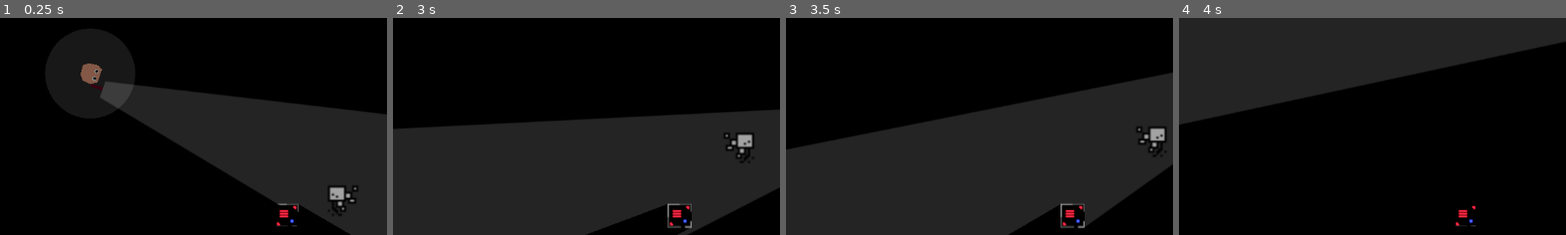
Above: before the commit, frames 1-4 (left to right).
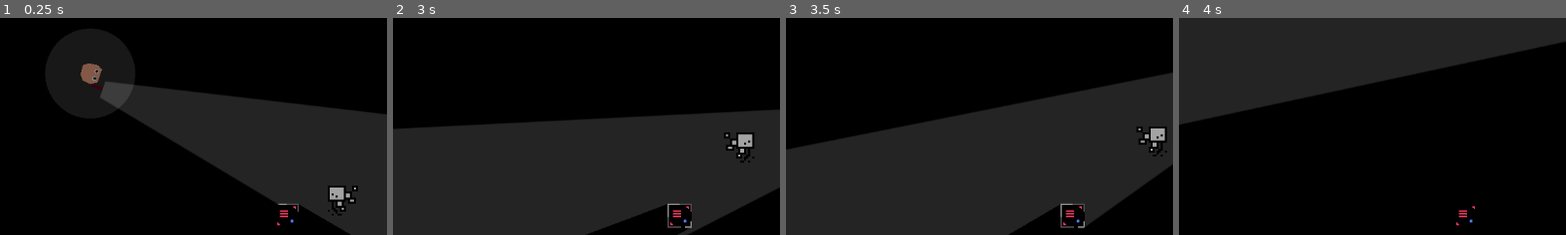
Above: after the commit, the same moments.

Repository: mncc8337/blashout
Game: Godot game, scene res://scenes/main.tscn
Two runs of this game, one before a commit and one after it. Both use one fixed random seed, a clock stepped at 60 frames per second and the inputs below.
Inputs (mouse positions are % of the whole screen's width and height, from its top left):
- Up to frame 1 (0.25 s): no input
- Up to frame 2 (3 s): move the mouse to (72, 45) at 0.52 s; hold D (right) 0.53-1.28 s; hold Shift (run) 0.53-1.28 s; move the mouse to (30, 55) at 1.27 s; hold S (down) 1.28-2.03 s; tap Shift (run) at 1.35, 2.85 s; move the mouse to (60, 28) at 2.02 s; hold D (right) 2.03-2.78 s; hold Shift (run) 2.03-2.78 s; move the mouse to (45, 70) at 2.77 s; hold W (up) from 2.78 s (still down)
- Up to frame 3 (3.5 s): keep holding W (up)
- Up to frame 4 (4 s): move the mouse to (80, 65) at 3.52 s; release W (up) at 3.53 s; hold A (left) from 3.53 s (still down); hold Shift (run) from 3.53 s (still down)
The pictures show only the part of the screen within x 20-69%, y 26-76%; the shares and areas given below are measured in that part.

The runs differ from the first frame. In frame 1, 0.3% of the frame differs, in the area x 71-93%, y 77-96%; in frame 2, 0.3%, in the area x 71-93%, y 53-97%; in frame 3, 0.3%; in frame 4, 0.1%.

Commit message:
Add files via upload

Diff:
--- a/project.godot
+++ b/project.godot
@@ -49,5 +49,7 @@
 
 [rendering]
 
+textures/canvas_textures/default_texture_filter=0
 renderer/rendering_method="gl_compatibility"
 renderer/rendering_method.mobile="gl_compatibility"
+textures/lossless_compression/force_png=true
